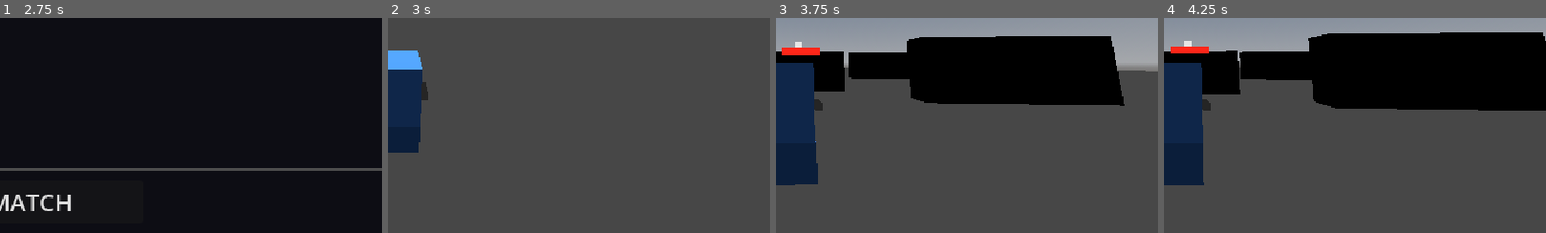
Above: before the commit, frames 1-4 (left to right).
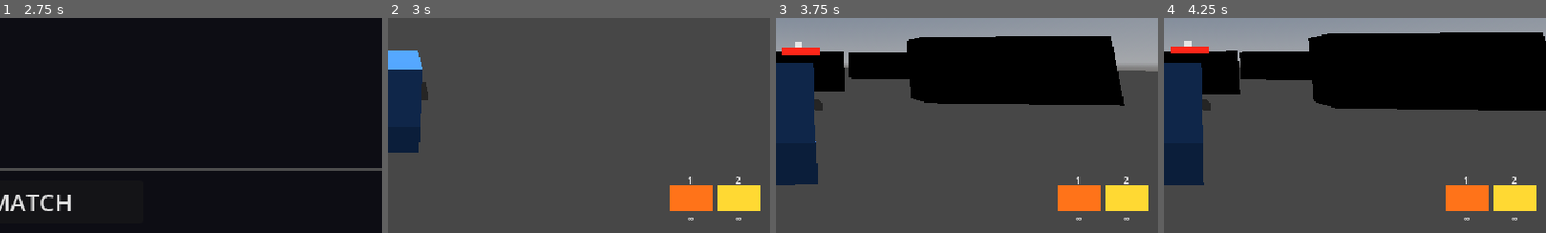
Above: after the commit, the same moments.

Repository: jonathandaley/Hardpoint
Game: Godot game, scene res://scenes/ui/TitleScreen.tscn
Two runs of this game, one before a commit and one after it. Both use one fixed random seed, a clock stepped at 60 frames per second and the inputs below.
Inputs (mouse positions are % of the whole screen's width and height, from its top left):
- Up to frame 1 (2.75 s): tap Enter (ui_accept) at 0.5, 0.77 s; move the mouse to (72, 45) at 0.52 s; press the mouse at (72, 45) at 0.53 s; hold D (move_right) 0.53-1.25 s; release the mouse at (72, 45) at 1.25 s; click "MECH" at 1.25 s; click "PILOT" at 2 s
- Up to frame 2 (3 s): click "FIND MATCH" at 2.75 s
- Up to frame 3 (3.75 s): tap Enter (ui_accept) at 3.5 s; move the mouse to (45, 50) at 3.52 s; hold W (move_forward) from 3.53 s (still down); right-click (45, 50) at 3.6 s
- Up to frame 4 (4.25 s): keep holding W (move_forward); tap Enter (ui_accept) at 3.77 s
The pictures show only the part of the screen within x 50-100%, y 50-100%; the shares and areas given below are measured in that part.

Frame 1 is identical in both runs. In frame 2, 2.8% of the frame differs, in the area x 73-98%, y 73-95%; in frame 3, 2.8%; in frame 4, 2.8%.

Commit message:
Add weapon HUD: bottom-right slots with icon, ammo, number key label
- WeaponBase: ammo tracking (max_ammo export, -1=infinite; gates fire
  when empty; subclasses inherit for free)
- WeaponHUD: builds slots dynamically from mech hardpoints in
  HardpointLeft→Right order; colored placeholder icons (yellow=hitscan,
  orange=projectile); ∞ shown when max_ammo=-1
- HUD: adds WeaponHUD node, calls weapon_hud.setup(player_mech) on init
- HARDPOINT_ORDER const in WeaponHUD makes centre-hardpoint extension
  a one-line addition

Co-Authored-By: Claude Sonnet 4.6 <noreply@anthropic.com>

Diff:
--- a/scenes/ui/HUD.tscn
+++ b/scenes/ui/HUD.tscn
@@ -1,7 +1,8 @@
-[gd_scene load_steps=2 format=3]
+[gd_scene load_steps=3 format=3]
 
 [ext_resource type="Script" path="res://scripts/HUD.gd" id="1"]
 [ext_resource type="Script" path="res://scripts/Crosshair.gd" id="2"]
+[ext_resource type="Script" path="res://scripts/WeaponHUD.gd" id="3"]
 
 [node name="HUD" type="CanvasLayer"]
 script = ExtResource("1")
@@ -66,3 +67,7 @@
 horizontal_alignment = 1
 visible = false
 text = "Press Enter to return to hangar"
+
+[node name="WeaponHUD" type="Control" parent="."]
+mouse_filter = 2
+script = ExtResource("3")
--- a/scripts/HUD.gd
+++ b/scripts/HUD.gd
@@ -8,6 +8,7 @@
 @onready var result_label: Label = $ResultLabel
 @onready var restart_label: Label = $RestartLabel
 @onready var bot_health_bar: ColorRect = $BotHealthBar
+@onready var weapon_hud: Control = $WeaponHUD
 
 const BOT_BAR_FULL_WIDTH := 32.0
 const BOT_BAR_HEIGHT     := 6.0
@@ -24,6 +25,7 @@
 	_match = match_node
 	_player_mech = player_mech
 	_player_team = player_team
+	weapon_hud.setup(player_mech)
 
 func setup_bot_bar(bot_mech: Node) -> void:
 	_bot_mech = bot_mech
--- a/scripts/WeaponBase.gd
+++ b/scripts/WeaponBase.gd
@@ -6,9 +6,14 @@
 @export var damage: float = 10.0
 @export var fire_rate: float = 2.0   # shots per second
 @export var range: float = 100.0
+@export var max_ammo: int = -1       # -1 = infinite
 
 var owner_mech: Node3D = null   # set by Mech._setup_weapon_owners() at ready time
+var ammo: int = -1
 var _cooldown: float = 0.0
+
+func _ready() -> void:
+	ammo = max_ammo
 
 func _process(delta: float) -> void:
 	if _cooldown > 0.0:
@@ -17,8 +22,12 @@
 func fire() -> void:
 	if _cooldown > 0.0:
 		return
+	if max_ammo >= 0 and ammo <= 0:
+		return
 	_cooldown = 1.0 / fire_rate
 	_do_fire()
+	if max_ammo >= 0:
+		ammo -= 1
 
 func _do_fire() -> void:
 	print("[WeaponBase] _do_fire() — override in subclass")
--- /dev/null
+++ b/scripts/WeaponHUD.gd
@@ -0,0 +1,105 @@
+extends Control
+# Bottom-right weapon panel. Call setup(player_mech) once after the mech is
+# in the scene. Slots are built dynamically from the mech's hardpoints so
+# the layout automatically reflects whatever weapons are equipped.
+#
+# Hardpoint scan order: HardpointLeft → HardpointRight (left slot = left gun).
+# A centre hardpoint can be added later — insert it between Left and Right in
+# HARDPOINT_ORDER and the layout will accommodate it automatically.
+
+const HARDPOINT_ORDER := ["HardpointLeft", "HardpointRight"]
+
+const SLOT_W   := 36.0
+const ICON_H   := 22.0
+const NUM_H    := 10.0
+const AMMO_H   := 10.0
+const SLOT_H   := NUM_H + ICON_H + AMMO_H   # 42 px
+const SLOT_GAP := 4.0
+const PADDING  := 8.0
+
+var _entries: Array = []   # [{weapon, ammo_label}]
+
+func setup(player_mech: Node) -> void:
+	for child in get_children():
+		child.queue_free()
+	_entries.clear()
+
+	var weapons := []
+	for hp_name in HARDPOINT_ORDER:
+		var hp := player_mech.get_node_or_null("Torso/" + hp_name)
+		if hp == null:
+			continue
+		for weapon in hp.get_children():
+			if weapon.has_method("fire"):
+				weapons.append(weapon)
+
+	if weapons.is_empty():
+		return
+
+	var n       := float(weapons.size())
+	var total_w := n * SLOT_W + (n - 1.0) * SLOT_GAP
+	var vp      := get_viewport_rect().size
+
+	offset_left   = vp.x - total_w - PADDING
+	offset_right  = vp.x - PADDING
+	offset_top    = vp.y - SLOT_H  - PADDING
+	offset_bottom = vp.y - PADDING
+
+	for i in range(weapons.size()):
+		var x := float(i) * (SLOT_W + SLOT_GAP)
+		var ammo_lbl := _build_slot(weapons[i], i + 1, x)
+		_entries.append({"weapon": weapons[i], "ammo_label": ammo_lbl})
+
+func _build_slot(weapon: Node, number: int, x: float) -> Label:
+	# Number-key indicator
+	var num_lbl := Label.new()
+	num_lbl.text = str(number)
+	num_lbl.add_theme_font_size_override("font_size", 8)
+	num_lbl.horizontal_alignment = HORIZONTAL_ALIGNMENT_CENTER
+	num_lbl.mouse_filter = Control.MOUSE_FILTER_IGNORE
+	num_lbl.offset_left   = x
+	num_lbl.offset_right  = x + SLOT_W
+	num_lbl.offset_top    = 0.0
+	num_lbl.offset_bottom = NUM_H
+	add_child(num_lbl)
+
+	# Weapon icon — placeholder colored rect; replace with TextureRect when art exists
+	var icon := ColorRect.new()
+	icon.color = _weapon_color(weapon)
+	icon.mouse_filter = Control.MOUSE_FILTER_IGNORE
+	icon.offset_left   = x
+	icon.offset_right  = x + SLOT_W
+	icon.offset_top    = NUM_H
+	icon.offset_bottom = NUM_H + ICON_H
+	add_child(icon)
+
+	# Ammo count
+	var ammo_lbl := Label.new()
+	ammo_lbl.add_theme_font_size_override("font_size", 8)
+	ammo_lbl.horizontal_alignment = HORIZONTAL_ALIGNMENT_CENTER
+	ammo_lbl.mouse_filter = Control.MOUSE_FILTER_IGNORE
+	ammo_lbl.offset_left   = x
+	ammo_lbl.offset_right  = x + SLOT_W
+	ammo_lbl.offset_top    = NUM_H + ICON_H
+	ammo_lbl.offset_bottom = SLOT_H
+	add_child(ammo_lbl)
+
+	return ammo_lbl
+
+func _weapon_color(weapon: Node) -> Color:
+	var path: String = weapon.get_script().resource_path
+	if "RaycastGun" in path:
+		return Color(1.0, 0.85, 0.2, 1.0)   # yellow — hitscan
+	if "ProjectileGun" in path:
+		return Color(1.0, 0.45, 0.1, 1.0)   # orange — projectile
+	return Color(0.4, 0.4, 0.4, 1.0)
+
+func _process(_delta: float) -> void:
+	for entry in _entries:
+		if not is_instance_valid(entry["weapon"]):
+			continue
+		var max_ammo = entry["weapon"].get("max_ammo")
+		if max_ammo == null or int(max_ammo) < 0:
+			entry["ammo_label"].text = "∞"
+		else:
+			entry["ammo_label"].text = str(entry["weapon"].get("ammo"))
